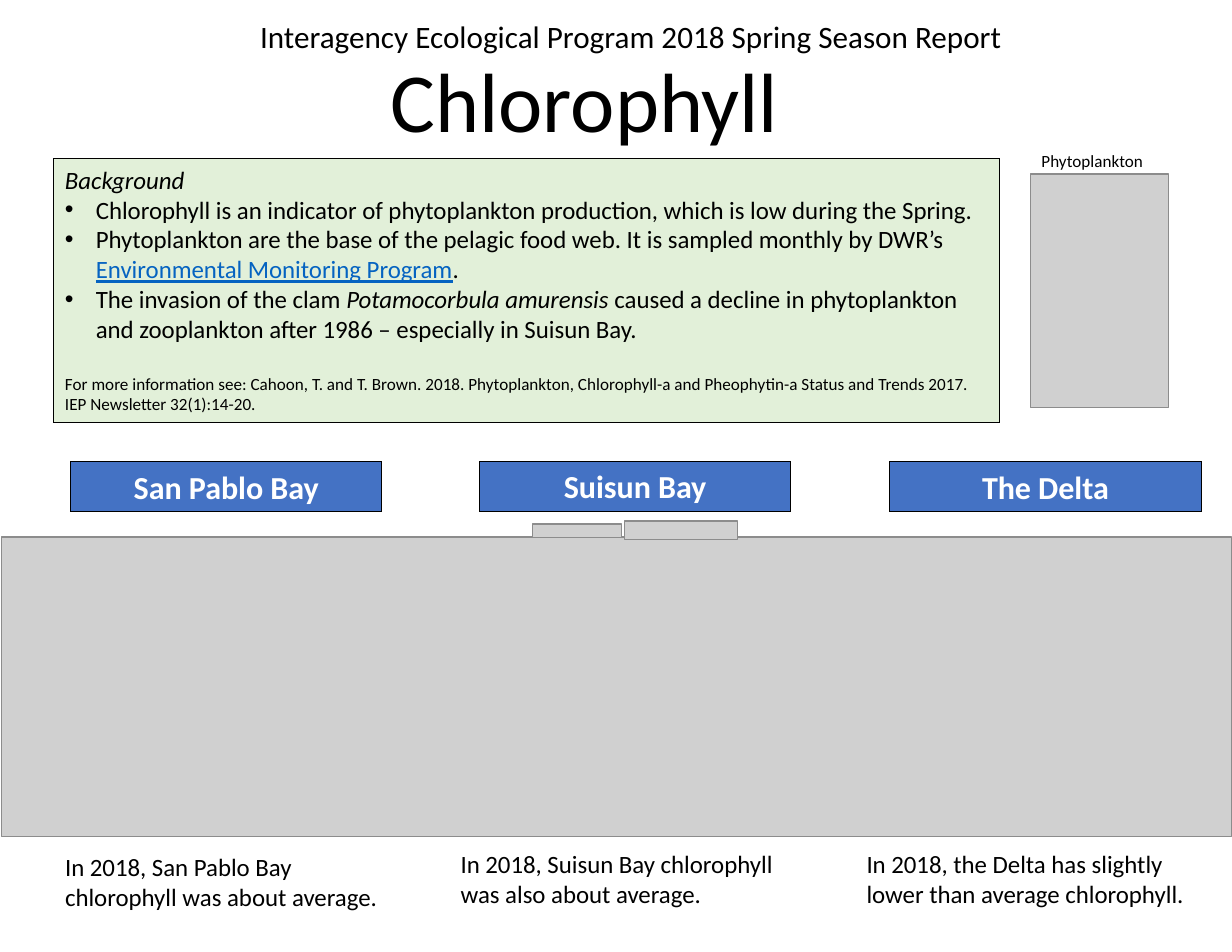
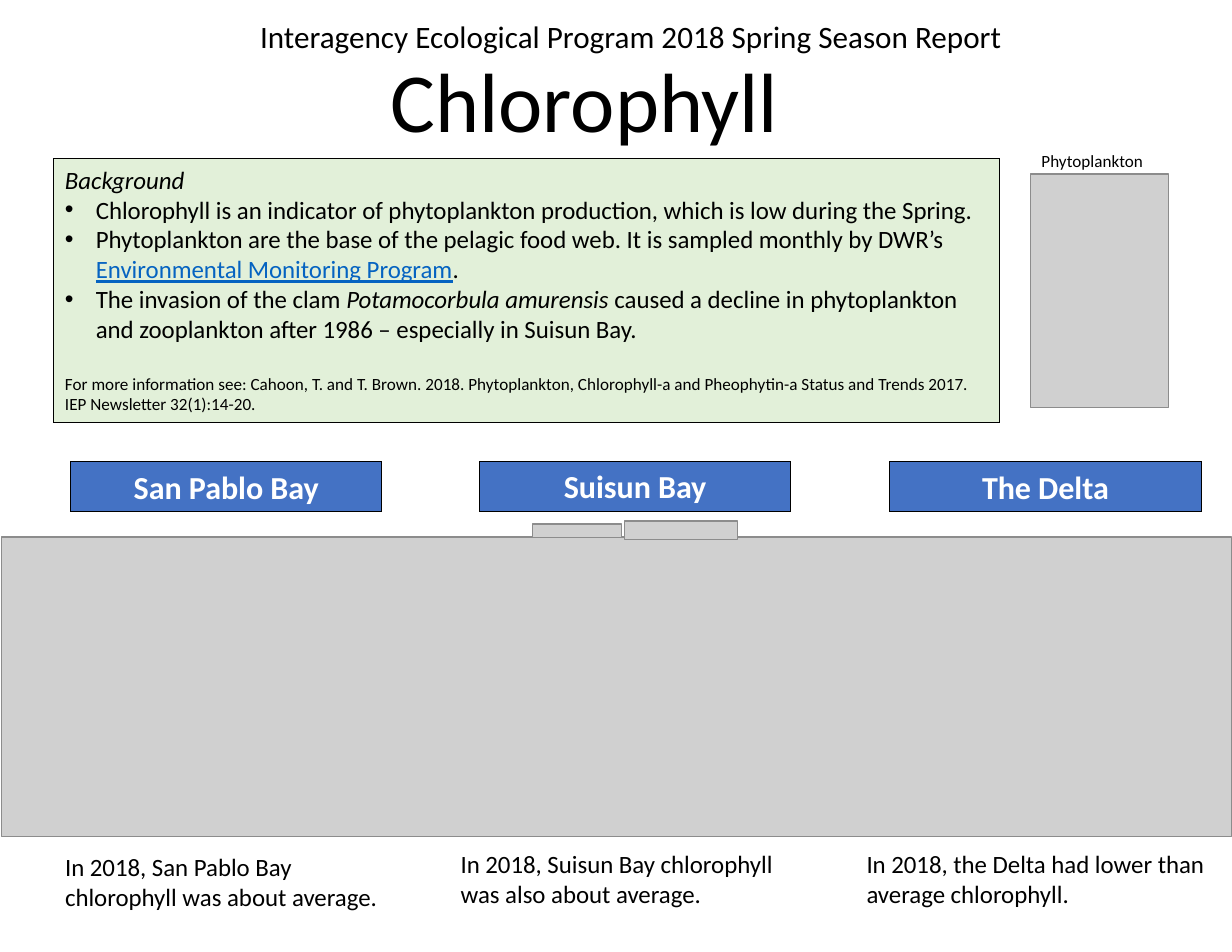
Before and after one commit to InteragencyEcologicalProgram/Status-and-Trends, a slide deck: slide 4 of spring_report/SeasonalMonitoring Spring 2018 14APR2020.pptx. Drawn at 1232x952 pixels with LibreOffice and Linux fonts; fonts in the diff are those of the drawing; grey boxes stand for pictures. Boxes give left, top, right and bottom in pixels: in the first picture for what was removed or moved away, otherwise in the second. Text is boxed around its words. In the diff, an @@ line names an element or a change of style, - is before the commit and + after.

```diff
--- a/spring_report/SeasonalMonitoring Spring 2018 14APR2020.pptx
+++ b/spring_report/SeasonalMonitoring Spring 2018 14APR2020.pptx
@@ text at [867, 855, 1204, 908]: text changed @@
-In 2018, the Delta has slightly lower than average chlorophyll.
+In 2018, the Delta had lower than average chlorophyll.
```
Also in this commit, not shown: 3 other slides changed, 10 other files.
